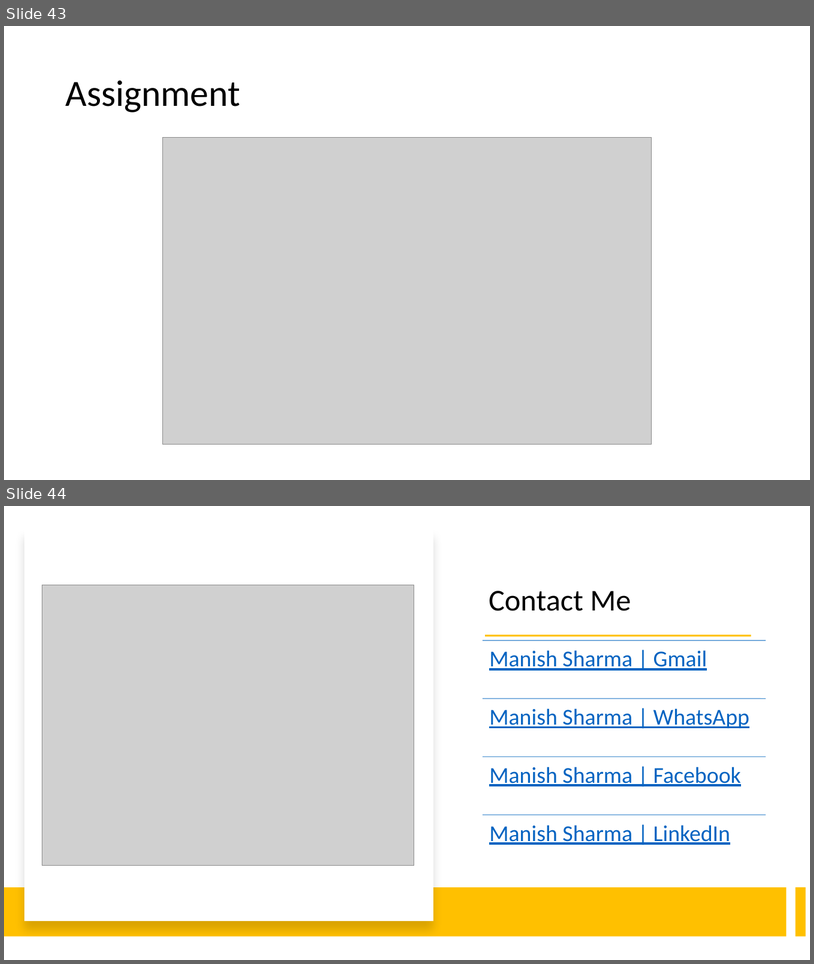
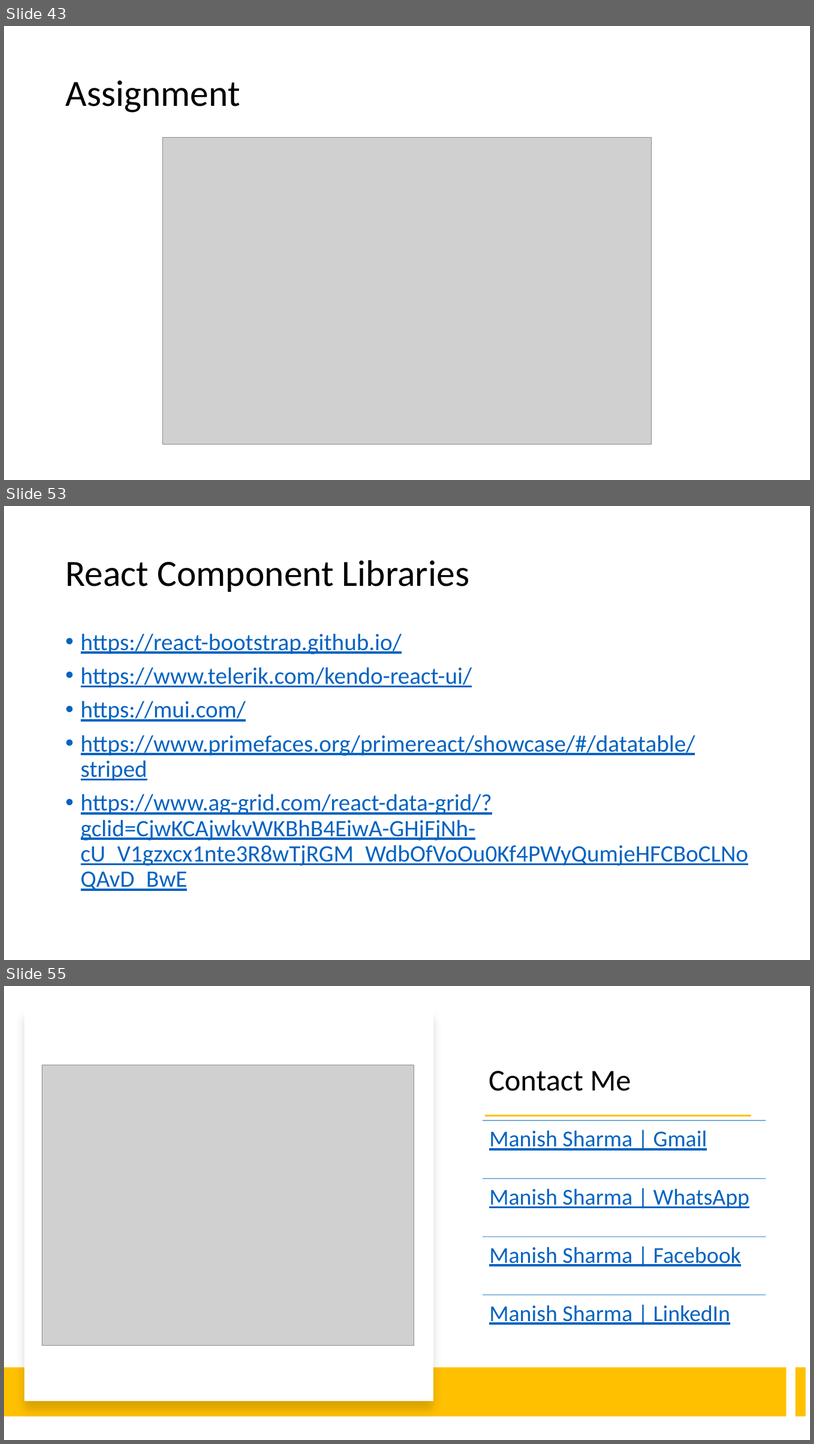
Before and after one commit to manishvbn/ReactJS_WE_Jun22, a slide deck: Notes/React.pptx. Shown one above the other, each under a label of ours: slides 43 and 44 before the commit, slides 43, 53 and 55 after it; the slides between them are not shown. The pictures are 814x964 and 814x1444 pixels, drawn with LibreOffice and Linux fonts; fonts in the diff are those of the drawing; grey boxes stand for pictures. Boxes give left, top, right and bottom in pixels: in the first picture for what was removed or moved away, otherwise in the second. Text is boxed around its words. In the diff, an @@ line names an element or a change of style, - is before the commit and + after.

```diff
--- a/Notes/React.pptx
+++ b/Notes/React.pptx
@@ slide 53 added at (4, 506, 810, 960), background #FFFFFF @@
@@ title added at (65, 560, 470, 592), 44 pt, text #000000 @@
+React Component Libraries
@@ text added at (81, 633, 749, 891), 28 pt, text #0563C1, underline @@
+• https://react-bootstrap.github.io/
+• https://www.telerik.com/kendo-react-ui/
+• https://mui.com/
+• https://www.primefaces.org/primereact/showcase/#/datatable/striped
+• https://www.ag-grid.com/react-data-grid/?gclid=CjwKCAjwkvWKBhB4EiwA-GHjFjNh-cU_V1gzxcx1nte3R8wTjRGM_WdbOfVoOu0Kf4PWyQumjeHFCBoCLNoQAvD_BwE
@@ what was slide 44 is now slide 55 @@
```
Also in this commit, not shown: 10 other slides added.
